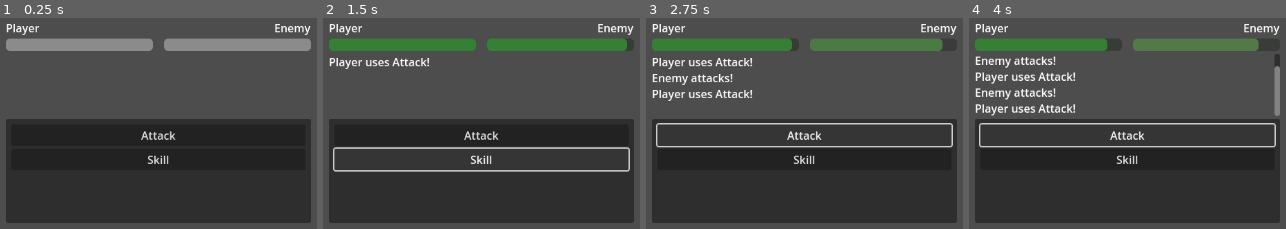
Above: before the commit, frames 1-4 (left to right).
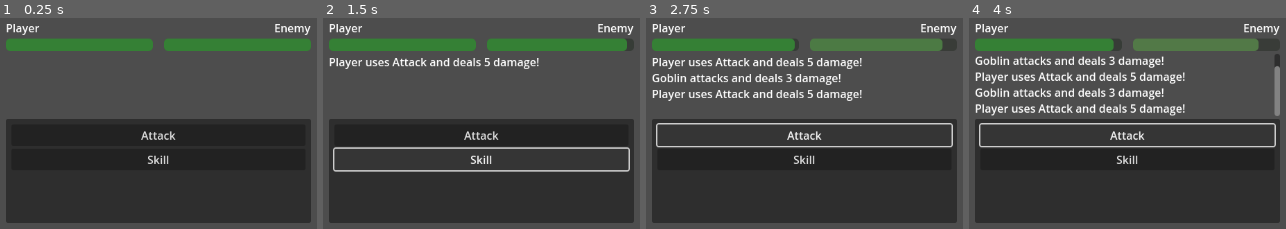
Above: after the commit, the same moments.

Repository: luizpanigassi/RPG_battle_test
Game: Godot game, scene res://scenes/battle/battle_scene.tscn
Two runs of this game, one before a commit and one after it. Both use one fixed random seed, a clock stepped at 60 frames per second and the inputs below.
Inputs:
- Up to frame 1 (0.25 s): no input
- Up to frame 2 (1.5 s): click "Attack" at 0.5 s; click "Skill" at 1.25 s
- Up to frame 3 (2.75 s): click "Attack" at 2 s
- Up to frame 4 (4 s): click "Skill" at 2.75 s; click "Attack" at 3.5 s

The runs differ from the first frame. In frame 1, 5.7% of the frame differs, in the area x 1-99%, y 9-16%; in frame 2, 0.8%; in frame 3, 2.8%; in frame 4, 4.7%.

Commit message:
[feat]: enemies added

Diff:
--- a/scenes/battle/battle_scene.tscn
+++ b/scenes/battle/battle_scene.tscn
@@ -1,9 +1,8 @@
-[gd_scene load_steps=6 format=3 uid="uid://dk2nhtpqe0yyx"]
+[gd_scene load_steps=5 format=3 uid="uid://dk2nhtpqe0yyx"]
 
 [ext_resource type="Script" uid="uid://fsexy4gcub0k" path="res://scripts/combat/combat_manager.gd" id="1_ugm31"]
 [ext_resource type="PackedScene" uid="uid://mww3mvqcra6c" path="res://scenes/entities/player.tscn" id="2_o3k7m"]
 [ext_resource type="PackedScene" uid="uid://p8vqswfr8i72" path="res://scenes/entities/enemy.tscn" id="3_lbt8a"]
-[ext_resource type="Script" uid="uid://ds2labvx6fir5" path="res://scripts/entities/entity.gd" id="3_o3k7m"]
 [ext_resource type="PackedScene" uid="uid://og465bebxo4g" path="res://ui/battle_ui.tscn" id="4_cywj5"]
 
 [node name="BattleScene" type="Node2D"]
@@ -14,6 +13,5 @@
 [node name="Player" parent="." instance=ExtResource("2_o3k7m")]
 
 [node name="Enemy" parent="." instance=ExtResource("3_lbt8a")]
-script = ExtResource("3_o3k7m")
 
 [node name="BattleUi" parent="." instance=ExtResource("4_cywj5")]
--- a/scenes/entities/enemy.tscn
+++ b/scenes/entities/enemy.tscn
@@ -1,3 +1,6 @@
-[gd_scene format=3 uid="uid://p8vqswfr8i72"]
+[gd_scene load_steps=2 format=3 uid="uid://p8vqswfr8i72"]
+
+[ext_resource type="Script" uid="uid://dat5h4biii7s8" path="res://scripts/entities/enemy.gd" id="1_d7j71"]
 
 [node name="Enemy" type="Node2D"]
+script = ExtResource("1_d7j71")
--- a/scenes/entities/player.tscn
+++ b/scenes/entities/player.tscn
@@ -1,6 +1,6 @@
 [gd_scene load_steps=2 format=3 uid="uid://mww3mvqcra6c"]
 
-[ext_resource type="Script" uid="uid://bmbtihta7m53s" path="res://scenes/entities/player.gd" id="1_ucweq"]
+[ext_resource type="Script" uid="uid://bmbtihta7m53s" path="res://scripts/entities/player.gd" id="1_ucweq"]
 
 [node name="Player" type="Node2D"]
 script = ExtResource("1_ucweq")
--- a/scripts/actions/attack_action.gd
+++ b/scripts/actions/attack_action.gd
@@ -4,5 +4,5 @@
 func _init():
 	name = "Attack"
 
-func execute(user, target):
-	target.take_damage(user.attack)
+func execute(user, target) -> int:
+	return target.take_damage(user.attack)
--- a/scripts/actions/skill_action.gd
+++ b/scripts/actions/skill_action.gd
@@ -6,5 +6,5 @@
 func _init():
 	name = "Skill"
 
-func execute(_user, target):
-	target.take_damage(power)
+func execute(_user, target) -> int:
+	return target.take_damage(power)
--- a/scripts/combat/combat_manager.gd
+++ b/scripts/combat/combat_manager.gd
@@ -7,6 +7,10 @@
 
 var is_player_turn = true
 var waiting_for_input = false
+var turn_queue: Array = []
+var player_party: Array = []
+var enemies: Array = []
+var current_turn_index := 0
 
 func _ready():
 	print("Combat started!")
@@ -14,23 +18,42 @@
 	await get_tree().process_frame
 
 	ui.action_selected.connect(_on_action_selected)
+
 	ui.set_actions(player.actions)
 	ui.update_hp(player, enemy)
 
 	start_combat()
 
 func start_combat():
+	player_party = [player]
+	enemies = [Goblin.new()]
+
+	turn_queue.clear()
+	for p in player_party:
+		turn_queue.append(p)
+	for e in enemies:
+		turn_queue.append(e)
+
+	sort_turn_order()
+	current_turn_index = 0
 	next_turn()
 
+func sort_turn_order():
+	turn_queue.sort_custom(func(a, b):
+		return a.speed > b.speed
+		)
+
 func next_turn():
-	if player.hp <= 0 or enemy.hp <=0:
+	if is_combat_over():
 		end_combat()
 		return
 
-	if is_player_turn:
+	var current_entity = turn_queue[current_turn_index]
+
+	if current_entity == player:
 		player_turn()
 	else:
-		enemy_turn()
+		enemy_turn(current_entity)
 
 func player_turn():
 	print("Player's turn!")
@@ -40,23 +63,44 @@
 	if not waiting_for_input:
 		return
 	waiting_for_input = false
-	action.execute(player, enemy)
-	ui.log("Player uses " + action.name + "!")
+	var damage = action.execute(player, enemy)
+	ui.log("Player uses " + action.name + " and deals " + str(damage) + " damage!")
 	ui.update_hp(player, enemy)
 	end_turn()
 
-func enemy_turn():
-	print("Enemy's turn!")
+func enemy_turn(enemy_entity):
+	print(enemy_entity.name + "'s turn!")
 	await get_tree().create_timer(1.0).timeout
 
-	player.take_damage(enemy.attack)
-	ui.log("Enemy attacks!")
+	var decision = enemy_entity.choose_action(player_party)
+	var action = decision["action"]
+	var target = decision["target"]
+
+	var damage = action.execute(enemy_entity, target)
+
+	ui.log(enemy_entity.name + " attacks and deals " + str(damage) + " damage!")
+
 	ui.update_hp(player, enemy)
 	end_turn()
 
 func end_turn():
-	is_player_turn = !is_player_turn
+	current_turn_index += 1
+
+	if current_turn_index >= turn_queue.size():
+		current_turn_index = 0
 	next_turn()
+
+func is_combat_over() -> bool:
+	var all_players_dead = true
+	for p in player_party:
+		if p.hp > 0:
+			all_players_dead = false
+	var all_enemies_dead = true
+	for e in enemies:
+		if e.hp > 0:
+			all_enemies_dead = false
+
+	return all_players_dead or all_enemies_dead
 
 func end_combat():
 	if player.hp <= 0:
--- /dev/null
+++ b/scripts/entities/enemy.gd
@@ -0,0 +1,10 @@
+class_name Enemy
+extends Entity
+
+func choose_action(targets: Array):
+	var target = targets[0]
+	var action = AttackAction.new()
+	return {
+		"action": action,
+		"target": target
+	}
--- a/scripts/entities/entity.gd
+++ b/scripts/entities/entity.gd
@@ -9,7 +9,7 @@
 
 var actions: Array[Action] = []
 
-func take_damage(amount: int):
+func take_damage(amount: int) -> int:
 	var damage = max(amount - defense, 1)
 	hp -= damage
 
@@ -18,5 +18,7 @@
 	if hp <= 0:
 		die()
 
+	return damage
+
 func die():
 	print(name + " died.")
--- /dev/null
+++ b/scripts/entities/goblin.gd
@@ -0,0 +1,10 @@
+class_name Goblin
+extends Enemy
+
+func _init():
+	name = "Goblin"
+	max_hp = 40
+	hp = 40
+	attack = 8
+	defense = 2
+	speed = 10
--- /dev/null
+++ b/scripts/entities/slime.gd
@@ -0,0 +1,10 @@
+class_name Slime
+extends Enemy
+
+func _init():
+	name = "Slime"
+	max_hp = 60
+	hp = 60
+	attack = 6
+	defense = 3
+	speed = 4
--- /dev/null
+++ b/scripts/entities/wolf.gd
@@ -0,0 +1,10 @@
+class_name Wolf
+extends Enemy
+
+func _init():
+	name = "Wolf"
+	max_hp = 70
+	hp = 70
+	attack = 12
+	defense = 4
+	speed = 16
--- a/ui/battle_ui.gd
+++ b/ui/battle_ui.gd
@@ -9,12 +9,13 @@
 @onready var player_name_label: Label = $MainContainer/TopBar/PlayerContainer/PlayerNameLabel
 @onready var enemy_name_label: Label = $MainContainer/TopBar/EnemyContainer/EnemyNameLabel
 
+var player_low_hp_tween: Tween
+var enemy_low_hp_tween: Tween
 var last_player_hp := -1
 var last_enemy_hp := -1
 
 func _ready():
-	print("Player HP bar:", player_hp_bar)
-	print("Enemy HP bar:", enemy_hp_bar)
+	pass
 
 func set_actions(actions: Array[Action]):
 	for child in action_container.get_children():
@@ -35,6 +36,10 @@
 	enemy_hp_bar.max_value = enemy.max_hp
 	player_name_label.text = player.name
 	enemy_name_label.text = enemy.name
+
+	var player_ratio := float(player.hp) / float(player.max_hp)
+	var enemy_ratio := float(enemy.hp) / float(enemy.max_hp)
+
 	if last_player_hp != player.hp:
 		animate_bar(player_hp_bar, player.hp, player.max_hp)
 		last_player_hp = player.hp
@@ -42,13 +47,26 @@
 		animate_bar(enemy_hp_bar, enemy.hp, enemy.max_hp)
 		last_enemy_hp = enemy.hp
 
+	if player_ratio <= 0.2:
+		if player_low_hp_tween == null:
+			start_low_hp_pulse(player_hp_bar, "player")
+	else:
+		stop_low_hp_pulse(player_hp_bar, "player", player.hp, player.max_hp)
+
+	if enemy_ratio <= 0.2:
+		if enemy_low_hp_tween == null:
+			start_low_hp_pulse(enemy_hp_bar, "enemy")
+	else:
+		stop_low_hp_pulse(enemy_hp_bar, "enemy", enemy.hp, enemy.max_hp)
+
 func animate_bar(bar: ProgressBar, target_value: int, max_hp: int):
 	var tween = create_tween()
 	tween.tween_property(bar, "value", target_value, 0.4)
 	tween.tween_property(bar, "modulate", Color(1,0.7,0.7), 0.1)
 	tween.tween_property(bar, "modulate", Color(1,1,1), 0.1)
-	var new_color = get_hp_color(target_value, max_hp)
-	tween.parallel().tween_property(bar, "modulate", new_color, 0.25)
+	if not is_low_hp_active(bar):
+		var new_color = get_hp_color(target_value, max_hp)
+		tween.parallel().tween_property(bar, "modulate", new_color, 0.25)
 
 func log(text: String):
 	battle_log.append_text(text + '\n')
@@ -62,3 +80,45 @@
 		return Color(0.9, 0.8, 0.2) #amarelo
 	else:
 		return Color(0.9, 0.2, 0.2) #vermelho
+
+func start_low_hp_pulse(bar: ProgressBar, tween_ref_name: String):
+	var tween = create_tween()
+	tween.set_loops()
+
+	tween.tween_property(bar, "modulate", Color(1, 0.4, 0.4), 0.4)
+	tween.tween_property(bar, "modulate", Color(0.9, 0.2, 0.2), 0.4)
+
+	if tween_ref_name == "player":
+		player_low_hp_tween = tween
+	else:
+		enemy_low_hp_tween = tween
+
+func stop_low_hp_pulse(bar: ProgressBar, tween_ref_name: String, current_hp: int, max_hp: int):
+	var tween
+
+	if tween_ref_name == "player":
+		tween = player_low_hp_tween
+		player_low_hp_tween = null
+	else:
+		tween = enemy_low_hp_tween
+		enemy_low_hp_tween = null
+
+	if tween:
+		tween.kill()
+
+	bar.modulate = get_hp_color(current_hp, max_hp)
+
+func is_low_hp_active(bar: ProgressBar) -> bool:
+	return(bar == player_hp_bar and player_low_hp_tween != null) \
+	or (bar == enemy_hp_bar and enemy_low_hp_tween != null)
+
+func update_turn_order(queue: Array, current_index: int):
+	var text = "Turn order:\n"
+
+	for i in range(queue.size()):
+		if i == current_index:
+			text += "👉"
+		text += queue[i].name + "\n"
+
+	battle_log.clear()
+	battle_log.append_text(text)
Not shown, added: scripts/entities/enemy.gd.uid
Not shown, added: scripts/entities/goblin.gd.uid
Renamed: scenes/entities/player.gd -> scripts/entities/player.gd
Renamed: scenes/entities/player.gd.uid -> scripts/entities/player.gd.uid
Not shown, added: scripts/entities/slime.gd.uid
Not shown, added: scripts/entities/wolf.gd.uid
